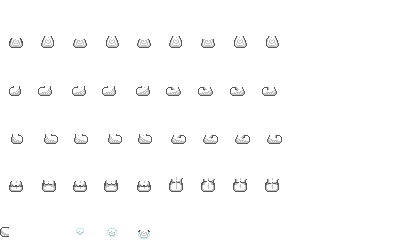
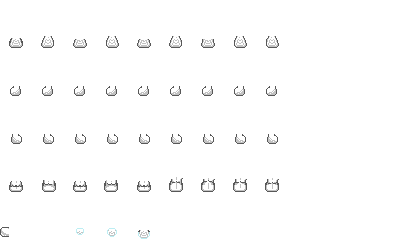
Comparing the layer stacks of the two w=416, h=240 images. Changes:
hid group "Gear" (16 layers) over [9, 86, 282, 144]
painted on "Snake Tail" over [9, 86, 282, 144]
